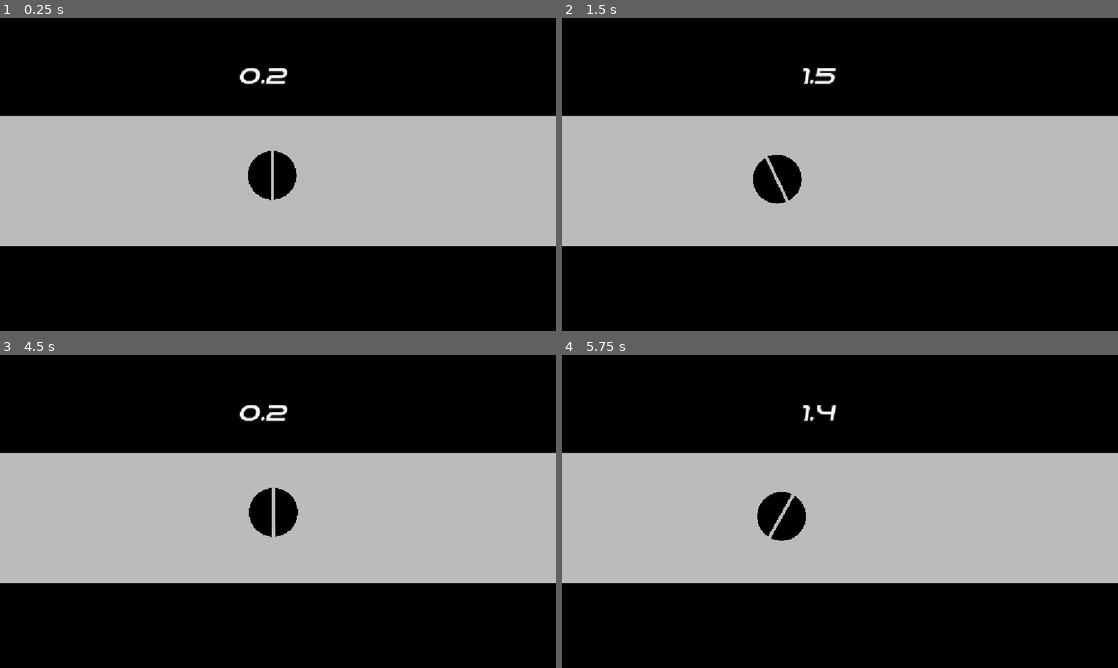
Above: before the commit, frames 1-4 (two rows, left to right).
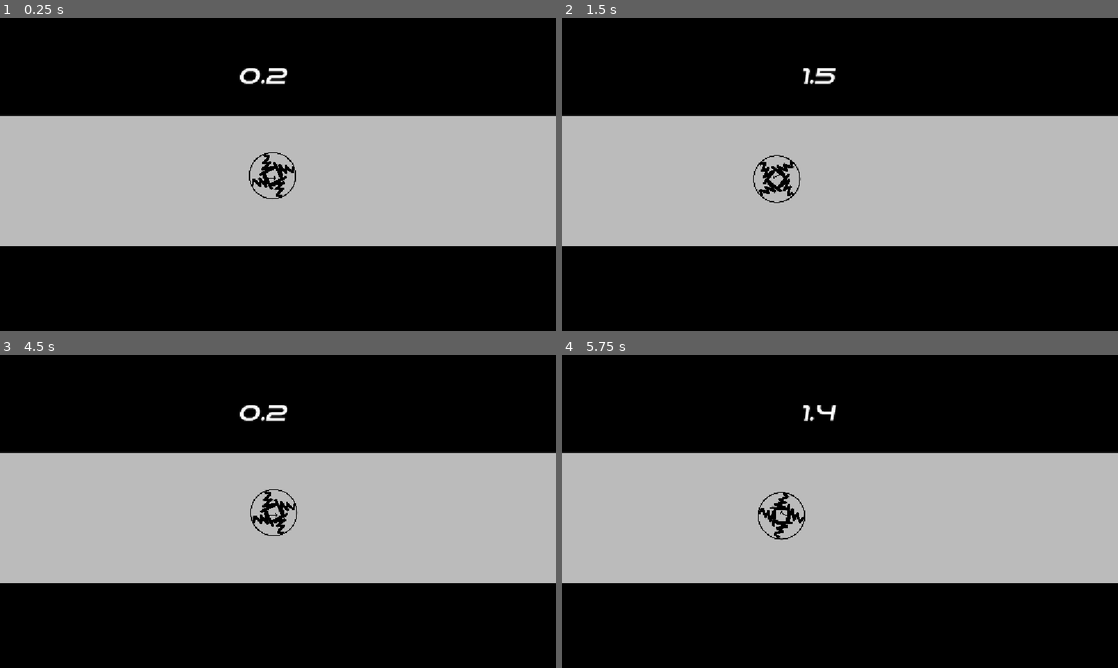
Above: after the commit, the same moments.

Repository: Martycat111/Bingbong
Game: Godot game, scene res://Scenes/game.tscn
Two runs of this game, one before a commit and one after it. Both use one fixed random seed, a clock stepped at 60 frames per second and the inputs below.
Inputs:
- Up to frame 1 (0.25 s): no input
- Up to frame 2 (1.5 s): hold Left (rotate clockwise) 0.53-1.28 s; tap Right (rotate counterclockwise) at 1.35 s
- Up to frame 3 (4.5 s): hold Space (shoot) 2.03-2.78 s; tap Left (rotate clockwise) at 2.85 s; click "Play Again" at 3.5 s; click "Play" at 4.25 s
- Up to frame 4 (5.75 s): hold Right (rotate counterclockwise) from 5.03 s (still down)

The runs differ from the first frame. In frame 1, 0.6% of the frame differs, in the area x 44-54%, y 42-59%; in frame 2, 0.6%; in frame 3, 0.6%; in frame 4, 0.6%.

Commit message:
player icon change: arrow

Diff:
--- a/Scenes/Player.tscn
+++ b/Scenes/Player.tscn
@@ -1,6 +1,6 @@
 [gd_scene format=3 uid="uid://bolboguflol40"]
 
-[ext_resource type="Texture2D" uid="uid://tmdyv1i47r8" path="res://Assets/Player bingbong.png" id="1_rpqav"]
+[ext_resource type="Texture2D" uid="uid://lhc8bx3gg2de" path="res://Assets/player6.png" id="2_gntrk"]
 [ext_resource type="Script" uid="uid://bkqf7uyfxaj4k" path="res://Scenes/player_bingbong.gd" id="2_kyqiw"]
 
 [sub_resource type="CircleShape2D" id="CircleShape2D_2d2hh"]
@@ -19,4 +19,6 @@
 shape = SubResource("CircleShape2D_2d2hh")
 
 [node name="PlayerBingbong2" type="Sprite2D" parent="PlayerBingbong" unique_id=1192223084]
-texture = ExtResource("1_rpqav")
+position = Vector2(6.25, -18.75)
+scale = Vector2(1.5, 1.5)
+texture = ExtResource("2_gntrk")
Binary file added: Assets/player6.png
Not shown, added: Assets/player6.png.import
